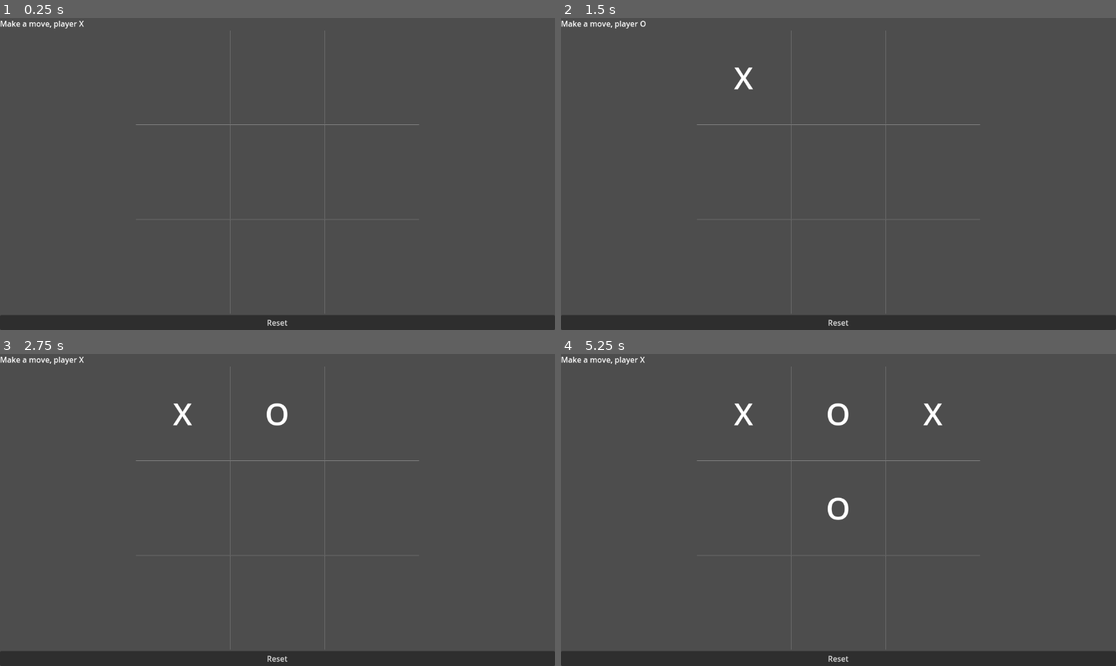
Above: before the commit, frames 1-4 (two rows, left to right).
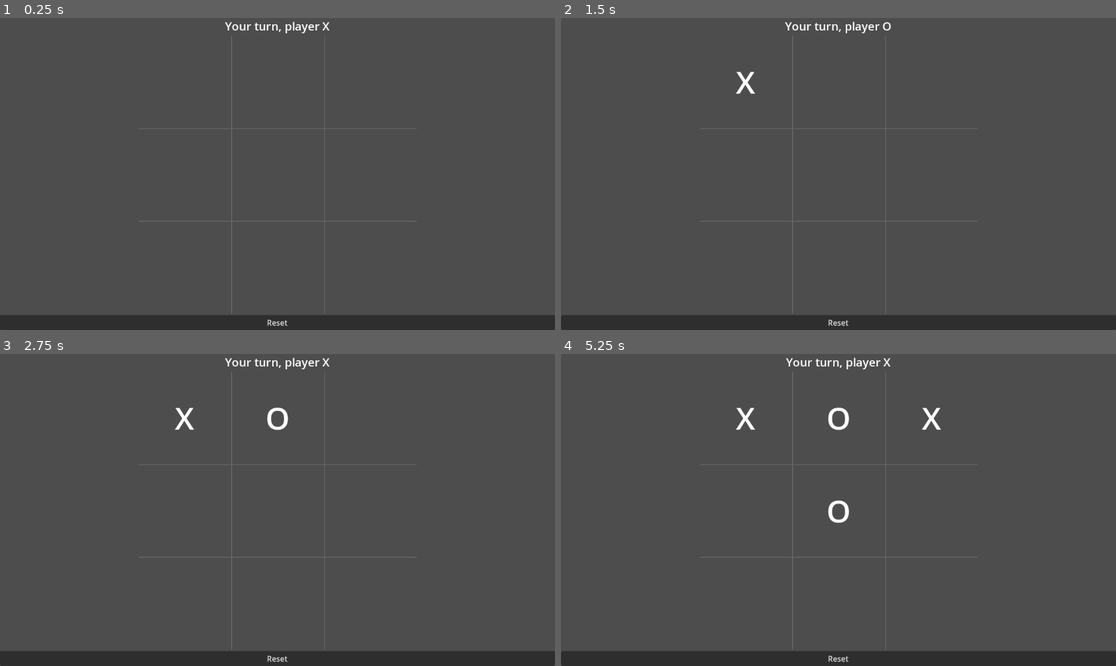
Above: after the commit, the same moments.

Repository: TheSecondReal0/caci-tictactoe
Game: Godot game, scene res://main/main.tscn
Two runs of this game, one before a commit and one after it. Both use one fixed random seed, a clock stepped at 60 frames per second and the inputs below.
Inputs (mouse positions are in pixels of both pictures, inside the frame that each line leads up to):
- Up to frame 1 (0.25 s): no input
- Up to frame 2 (1.5 s): click (744, 77) at 0.52 s; click "X" at 1.25 s
- Up to frame 3 (2.75 s): click (277, 413) at 2.02 s
- Up to frame 4 (5.25 s): click "O" at 2.75 s; click (932, 413) at 3.52 s; click "X" at 4.25 s; click (838, 506) at 5.02 s

The runs differ from the first frame. In frame 1, 0.8% of the frame differs, in the area x 0-76%, y 0-95%; in frame 2, 1.0%; in frame 3, 1.1%; in frame 4, 1.4%.

Commit message:
added draw handling

Diff:
--- a/classes/board.gd
+++ b/classes/board.gd
@@ -21,6 +21,21 @@
 # returns the value of the cell at the specified row and column
 func get_cell(row: int, col: int) -> Variant:
 	return board[row][col]
+
+# returns true if all cells are filled and no victory conditions are met
+func check_draw() -> bool:
+	# check if all cells are filled
+	for row in dimensions.y:
+		for col in dimensions.x:
+			if get_cell(row, col) == null:
+				return false
+
+	# check if there is a win condition present
+	if check_win_conditions() != null:
+		return false
+
+	# if we reach this point, there must be a draw
+	return true
 
 # returns the token of the player who won, null if no victory conditions are met
 func check_win_conditions() -> Variant:
--- a/main/main.gd
+++ b/main/main.gd
@@ -23,12 +23,14 @@
 	setup()
 
 func on_cell_pressed(row: int, col: int) -> void:
-	print("on cell pressed ", row, " ", col)
 	# make sure there's not already a token on this cell
 	if board.get_cell(row, col) != null:
 		return
 	# make sure there isn't already a win condition on the board
 	if board.check_win_conditions() != null:
+		return
+	# make sure the game isn't a draw
+	if board.check_draw():
 		return
 
 	# update cell
@@ -41,6 +43,11 @@
 	# if victory_token is not null, a player has won
 	if victory_token != null:
 		display_victory(victory_token)
+		return
+
+	# if there's a draw, update UI accordingly
+	if board.check_draw():
+		display_draw()
 		return
 
 	# otherwise advance to the next player's turn
@@ -63,7 +70,11 @@
 
 func display_victory(token: Variant) -> void:
 	title.text = "Player {0} wins!".format([token])
-	reset_button.text = "Play again!"
+	reset_button.text = "Play again?"
+
+func display_draw() -> void:
+	title.text = "Draw!"
+	reset_button.text = "Play again?"
 
 # advances to the next player's turn and updates UI text as needed
 func advance_turn() -> void:
@@ -72,7 +83,7 @@
 
 func update_turn_text() -> void:
 	var token: Variant = get_current_player_token()
-	title.text = "Make a move, player {0}".format([token])
+	title.text = "Your turn, player {0}".format([token])
 
 # returns the token belonging to the player who's turn it is
 func get_current_player_token() -> Variant:
--- a/main/main.tscn
+++ b/main/main.tscn
@@ -1,7 +1,10 @@
-[gd_scene load_steps=3 format=3 uid="uid://w6iygk8ltrm8"]
+[gd_scene load_steps=4 format=3 uid="uid://w6iygk8ltrm8"]
 
 [ext_resource type="PackedScene" uid="uid://dn74601xqygd1" path="res://board/board.tscn" id="1_lw30f"]
 [ext_resource type="Script" path="res://main/main.gd" id="1_meuwg"]
+
+[sub_resource type="LabelSettings" id="LabelSettings_wufrj"]
+font_size = 24
 
 [node name="main" type="Control" node_paths=PackedStringArray("title", "board_node", "reset_button")]
 layout_mode = 3
@@ -25,6 +28,9 @@
 
 [node name="title" type="Label" parent="VBoxContainer"]
 layout_mode = 2
+label_settings = SubResource("LabelSettings_wufrj")
+horizontal_alignment = 1
+vertical_alignment = 1
 
 [node name="AspectRatioContainer" type="AspectRatioContainer" parent="VBoxContainer"]
 layout_mode = 2
